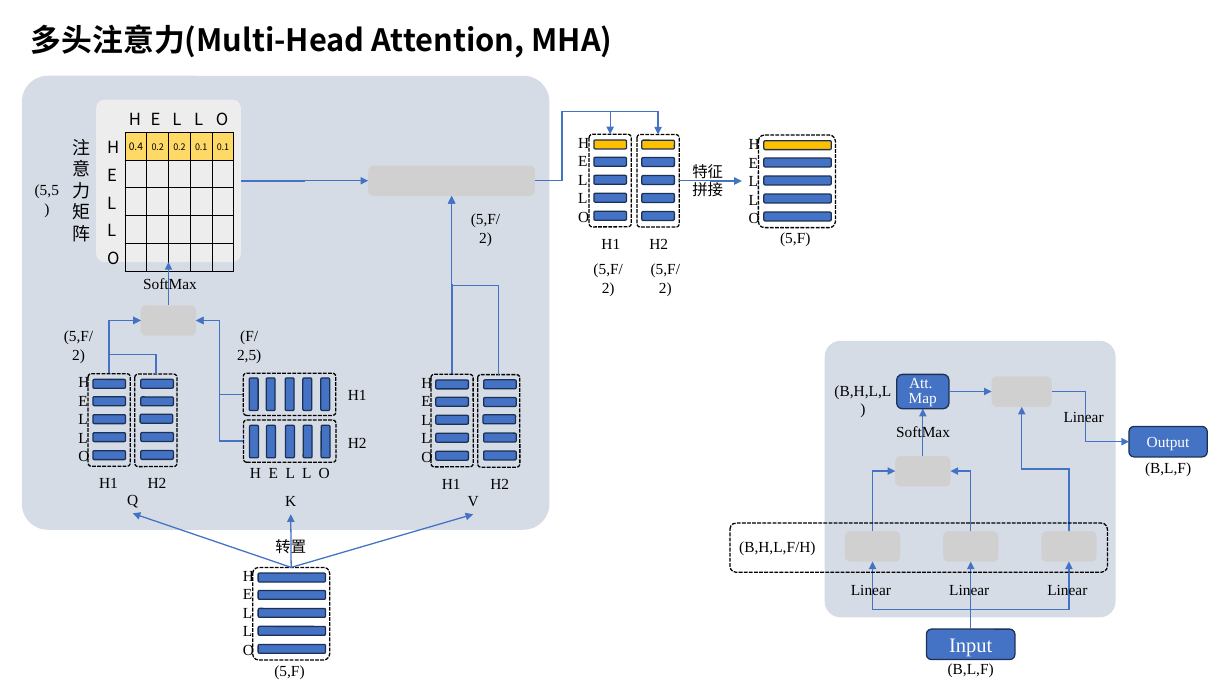
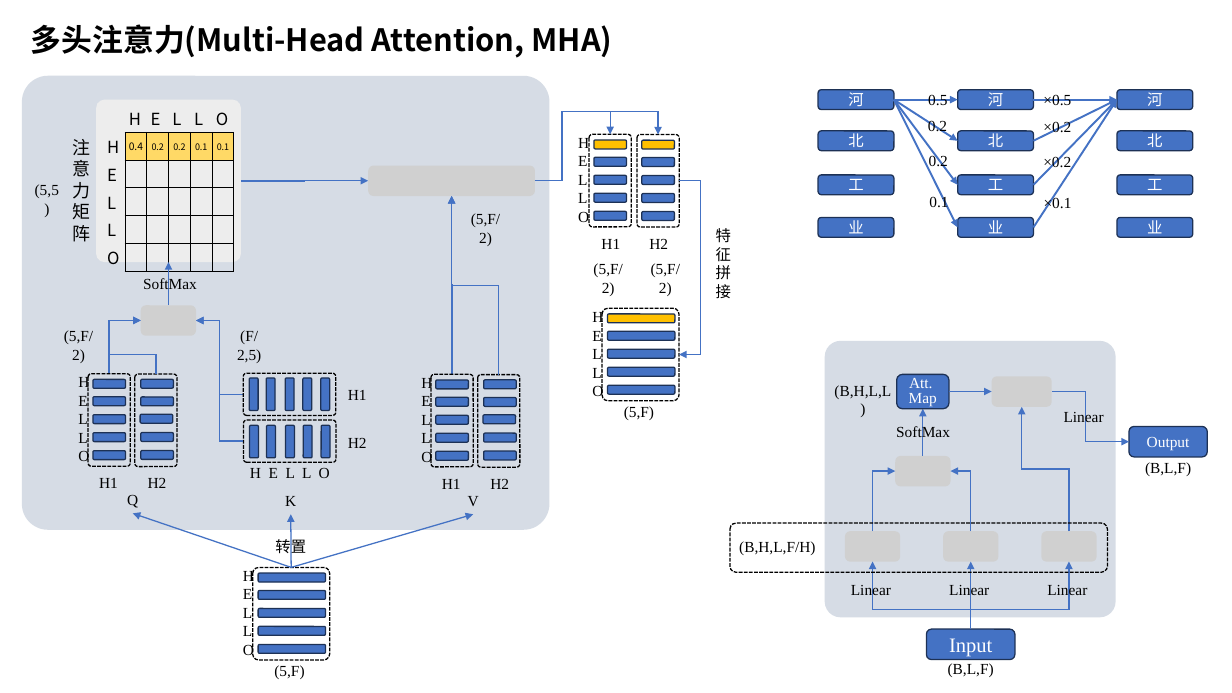
Before and after one commit to WZLHQ/Awesome-Reading-Notes, a slide deck: slide 1 of figures/Attention Mechanism.pptx (slide 2 before the commit). Drawn at 1232x693 pixels with LibreOffice and Linux fonts; fonts in the diff are those of the drawing; grey boxes stand for pictures. Boxes give left, top, right and bottom in pixels: in the first picture for what was removed or moved away, otherwise in the second. Text is boxed around its words. In the diff, an @@ line names an element or a change of style, - is before the commit and + after.

```diff
--- a/figures/Attention Mechanism.pptx
+++ b/figures/Attention Mechanism.pptx
@@ rounded rectangle added at (x1=818, y1=90, x2=894, y2=110), fill #4472C4, outline #1E3256 1 pt, 12 pt, text #FFFFFF @@
+河
@@ arrow added from (894, 100) to (958, 100), #4472C4 1.5 pt @@
@@ arrow added from (894, 100) to (958, 140), #4472C4 1.5 pt @@
@@ arrow added from (894, 100) to (958, 185), #4472C4 1.5 pt @@
@@ arrow added from (894, 100) to (958, 227), #4472C4 1.5 pt @@
@@ text added at (x1=928, y1=94, x2=947, y2=105), 12 pt, text #000000 @@
+0.5
@@ rounded rectangle added at (x1=958, y1=90, x2=1034, y2=110), fill #4472C4, outline #1E3256 1 pt, 12 pt, text #FFFFFF @@
+河
@@ arrow added from (1033, 100) to (1117, 100), #4472C4 1.5 pt @@
@@ arrow added from (1033, 140) to (1117, 100), #4472C4 1.5 pt @@
@@ arrow added from (1033, 185) to (1117, 100), #4472C4 1.5 pt @@
@@ arrow added from (1033, 227) to (1117, 100), #4472C4 1.5 pt @@
@@ text added at (x1=1043, y1=94, x2=1071, y2=105), 12 pt, text #000000 @@
+×0.5
@@ rounded rectangle added at (x1=1117, y1=90, x2=1193, y2=110), fill #4472C4, outline #1E3256 1 pt, 12 pt, text #FFFFFF @@
+河
@@ rounded rectangle added at (x1=818, y1=131, x2=894, y2=150), fill #4472C4, outline #1E3256 1 pt, 12 pt, text #FFFFFF @@
+北
@@ text added at (x1=928, y1=120, x2=947, y2=135), 12 pt, text #000000 @@
+0.2
@@ rounded rectangle added at (x1=958, y1=131, x2=1034, y2=150), fill #4472C4, outline #1E3256 1 pt, 12 pt, text #FFFFFF @@
+北
@@ text added at (x1=1043, y1=121, x2=1071, y2=136), 12 pt, text #000000 @@
+×0.2
@@ rounded rectangle added at (x1=1117, y1=131, x2=1193, y2=150), fill #4472C4, outline #1E3256 1 pt, 12 pt, text #FFFFFF @@
+北
@@ rounded rectangle added at (x1=818, y1=175, x2=894, y2=195), fill #4472C4, outline #1E3256 1 pt, 12 pt, text #FFFFFF @@
+工
@@ text added at (x1=929, y1=154, x2=948, y2=170), 12 pt, text #000000 @@
+0.2
@@ rounded rectangle added at (x1=958, y1=175, x2=1034, y2=195), fill #4472C4, outline #1E3256 1 pt, 12 pt, text #FFFFFF @@
+工
@@ text added at (x1=1043, y1=155, x2=1071, y2=171), 12 pt, text #000000 @@
+×0.2
@@ rounded rectangle added at (x1=1117, y1=175, x2=1193, y2=195), fill #4472C4, outline #1E3256 1 pt, 12 pt, text #FFFFFF @@
+工
@@ elbow arrow moved from (679, 181) - (742, 181) to (679, 181) - (679, 355) @@
@@ text added at (x1=929, y1=195, x2=948, y2=210), 12 pt, text #000000 @@
+0.1
@@ text added at (x1=1044, y1=196, x2=1072, y2=212), 12 pt, text #000000 @@
+×0.1
@@ text "特征拼接" rewrapped from (x1=692, y1=164, x2=723, y2=196) to (x1=716, y1=228, x2=731, y2=298) @@
@@ rounded rectangle added at (x1=818, y1=218, x2=894, y2=237), fill #4472C4, outline #1E3256 1 pt, 12 pt, text #FFFFFF @@
+业
@@ rounded rectangle added at (x1=958, y1=218, x2=1034, y2=237), fill #4472C4, outline #1E3256 1 pt, 12 pt, text #FFFFFF @@
+业
@@ rounded rectangle added at (x1=1117, y1=218, x2=1193, y2=237), fill #4472C4, outline #1E3256 1 pt, 12 pt, text #FFFFFF @@
+业
@@ 6 rounded rectangles, 2 texts moved together from (x1=742, y1=129, x2=836, y2=246) to (x1=586, y1=303, x2=679, y2=420) @@
```
Also in this commit, not shown: 1 slide added, 3 slides removed, 3 other files.
